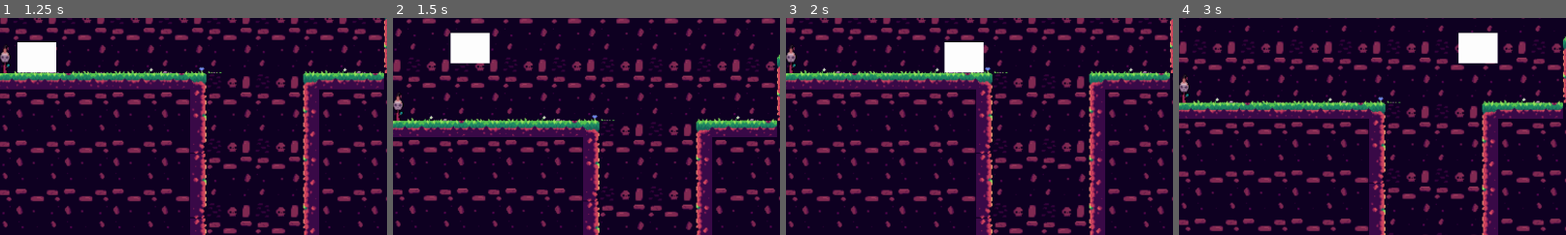
Above: before the commit, frames 1-4 (left to right).
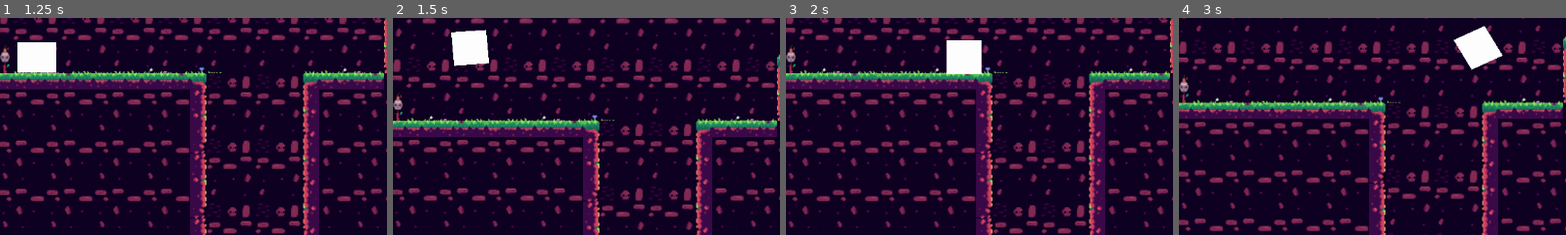
Above: after the commit, the same moments.

Repository: gracen-greenburg/Research_Milestone_Godot
Game: Godot game, scene res://scenes/Drawing_Screen.tscn
Two runs of this game, one before a commit and one after it. Both use one fixed random seed, a clock stepped at 60 frames per second and the inputs below.
Inputs (mouse positions are % of the whole screen's width and height, from its top left):
- Up to frame 1 (1.25 s): click "DONE" at 0.5 s
- Up to frame 2 (1.5 s): tap Enter (ui_accept) at 1.25, 1.35 s; move the mouse to (72, 45) at 1.27 s; hold Right (ui_right) from 1.28 s (still down); click (72, 45) at 1.42 s
- Up to frame 3 (2 s): keep holding Right (ui_right); tap Enter (ui_accept) at 1.52, 1.82 s
- Up to frame 4 (3 s): move the mouse to (30, 55) at 2.02 s; tap Enter (ui_accept) at 2.1, 2.27, 2.57, 2.85 s; move the mouse to (60, 28) at 2.77 s; release Right (ui_right) at 2.78 s; hold Left (ui_left) from 2.78 s (still down)
The pictures show only the part of the screen within x 5-55%, y 41-90%; the shares and areas given below are measured in that part.

Frame 1 is identical in both runs. In frame 2, 0.4% of the frame differs, in the area x 14-26%, y 5-23%; in frame 3, 0.4%; in frame 4, 0.6%, in the area x 70-84%, y 3-25%.

Commit message:
Implementing user rotation on jump

Diff:
--- a/scenes/Game.tscn
+++ b/scenes/Game.tscn
@@ -1543,6 +1543,44 @@
 &"move": SubResource("Animation_mcffj")
 }
 
+[sub_resource type="Animation" id="Animation_kiw3p"]
+length = 0.001
+tracks/0/type = "value"
+tracks/0/imported = false
+tracks/0/enabled = true
+tracks/0/path = NodePath(".:position")
+tracks/0/interp = 1
+tracks/0/loop_wrap = true
+tracks/0/keys = {
+"times": PackedFloat32Array(0),
+"transitions": PackedFloat32Array(1),
+"update": 0,
+"values": [Vector2(1453, 230)]
+}
+
+[sub_resource type="Animation" id="Animation_qy1jj"]
+resource_name = "move"
+length = 1.6
+loop_mode = 2
+tracks/0/type = "value"
+tracks/0/imported = false
+tracks/0/enabled = true
+tracks/0/path = NodePath(".:position")
+tracks/0/interp = 1
+tracks/0/loop_wrap = true
+tracks/0/keys = {
+"times": PackedFloat32Array(0, 1.5666667),
+"transitions": PackedFloat32Array(1, 1),
+"update": 0,
+"values": [Vector2(1453, 230), Vector2(1255, 229)]
+}
+
+[sub_resource type="AnimationLibrary" id="AnimationLibrary_3xj3m"]
+_data = {
+&"RESET": SubResource("Animation_kiw3p"),
+&"move": SubResource("Animation_qy1jj")
+}
+
 [node name="Game" type="Node2D" unique_id=160140118]
 
 [node name="Level" type="TileMap" parent="." unique_id=1946833717]
@@ -1602,3 +1640,10 @@
 [node name="AnimationPlayer" type="AnimationPlayer" parent="Platforms/Platform4" unique_id=1714268267]
 libraries/ = SubResource("AnimationLibrary_2rd6h")
 autoplay = &"move"
+
+[node name="Platform5" parent="Platforms" unique_id=1502459773 instance=ExtResource("3_cpr0p")]
+position = Vector2(1453, 230)
+
+[node name="AnimationPlayer" type="AnimationPlayer" parent="Platforms/Platform5" unique_id=714942470]
+libraries/ = SubResource("AnimationLibrary_3xj3m")
+autoplay = &"move"
--- a/scripts/player.gd
+++ b/scripts/player.gd
@@ -3,6 +3,7 @@
 
 const SPEED = 200.0
 const JUMP_VELOCITY = -350.0
+@onready var sprite: Sprite2D = $Sprite2D
 
 
 func _physics_process(delta: float) -> void:
@@ -13,6 +14,7 @@
 	# Handle jump.
 	if Input.is_action_just_pressed("ui_accept") and is_on_floor():
 		velocity.y = JUMP_VELOCITY
+		rotate_sprite()
 
 	# Get the input direction and handle the movement/deceleration.
 	# As good practice, you should replace UI actions with custom gameplay actions.
@@ -23,3 +25,12 @@
 		velocity.x = move_toward(velocity.x, 0, SPEED)
 
 	move_and_slide()
+
+
+func rotate_sprite() -> void:
+	var targetRotation = sprite.rotation_degrees + 90.0 # rotate 90 degrees with each jump
+
+	var tween = create_tween() # AND MAKE IT LOOK SMOOTh
+	tween.tween_property(sprite,"rotation_degrees", targetRotation, 0.3)\
+		.set_trans(Tween.TRANS_QUAD)\
+		.set_ease(Tween.EASE_OUT)
Not shown, changed: README.md
